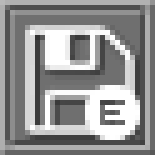
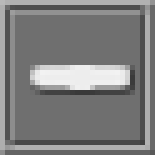
Layer changes from the first 155×155 image to the second:
hid group "Guardar editar" (2 layers) over [25, 25, 140, 140]
added group "Restar" with 1 layers above "Sumar" over [30, 65, 130, 90]
added layer "Capa 16" (1st of 2, in "Restar") in group "Restar" over [30, 65, 130, 90]
